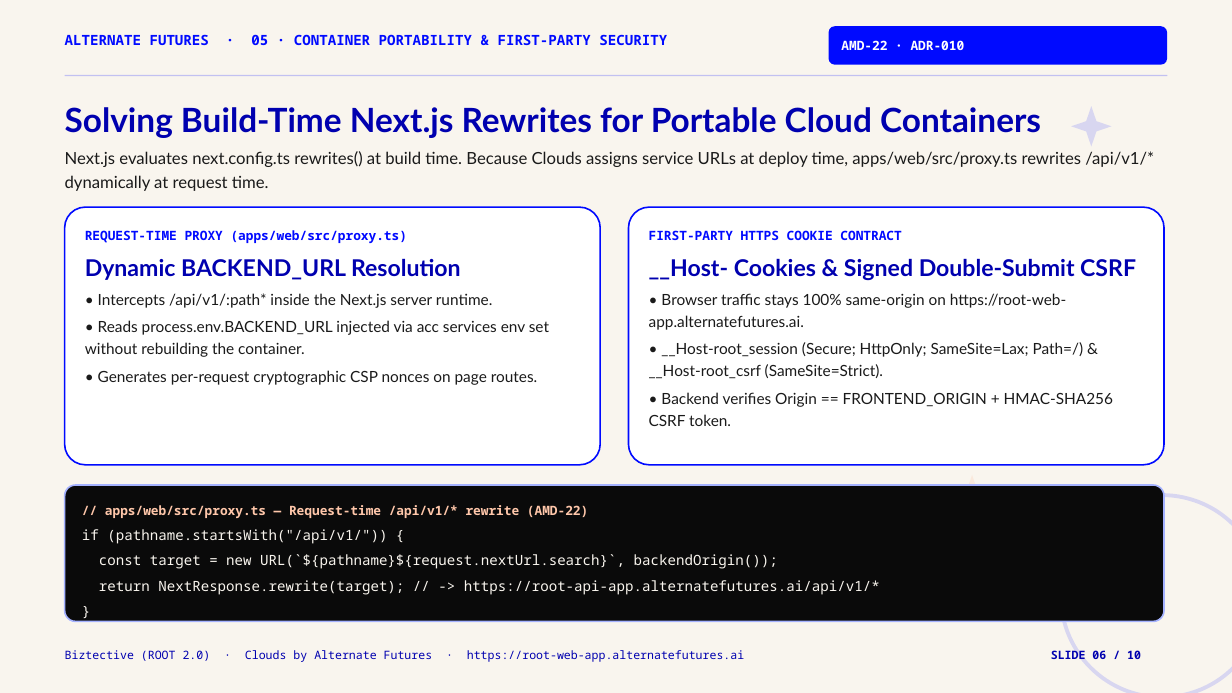
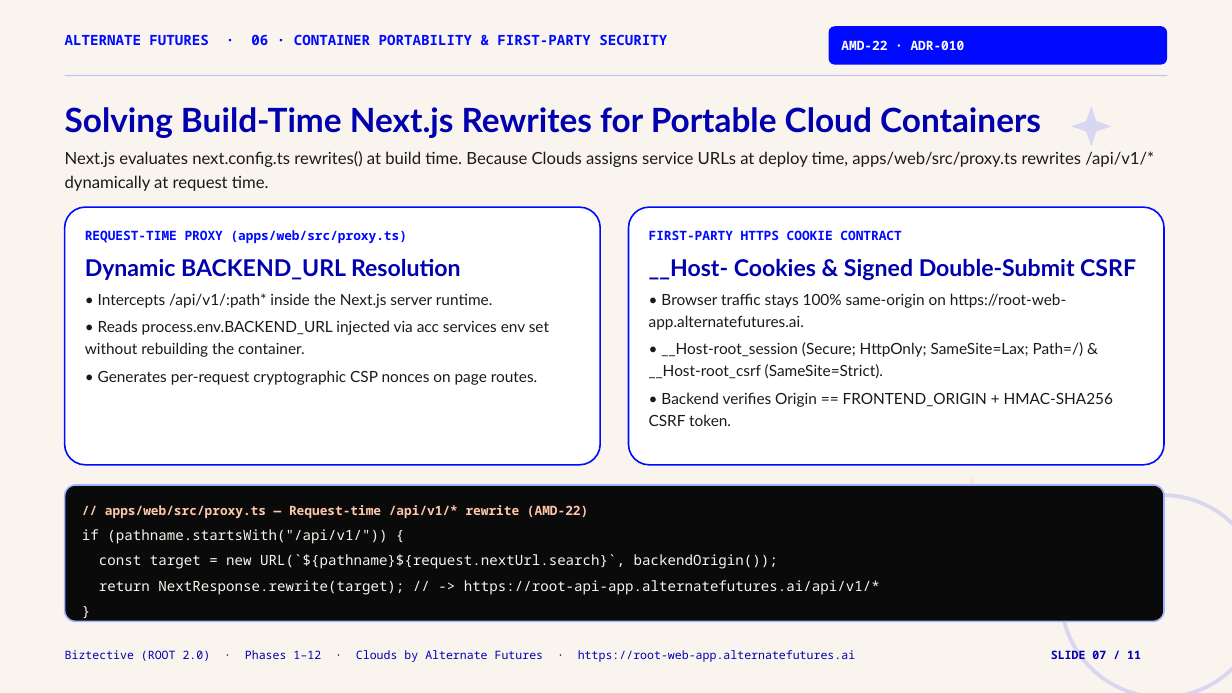
Before and after one commit to MahateerMuhammad/Biztective, a slide deck: slide 7 of docs/Biztective_Alternate_Futures_Deck.pptx (slide 6 before the commit). Drawn at 1232x693 pixels with LibreOffice and Linux fonts; fonts in the diff are those of the drawing. Boxes give left, top, right and bottom in pixels: in the first picture for what was removed or moved away, otherwise in the second. Text is boxed around its words. In the diff, an @@ line names an element or a change of style, - is before the commit and + after.

Commit message:
chore: Phase 12 build 1.0.5 images (1.0.4 tag was pre-existing)

```diff
--- a/docs/Biztective_Alternate_Futures_Deck.pptx
+++ b/docs/Biztective_Alternate_Futures_Deck.pptx
@@ text at (65,34,667,45): text changed @@
-ALTERNATE FUTURES · 05 · CONTAINER PORTABILITY & FIRST-PARTY SECURITY
+ALTERNATE FUTURES · 06 · CONTAINER PORTABILITY & FIRST-PARTY SECURITY
@@ text at (65,650,855,662): text changed @@
-Biztective (ROOT 2.0) · Clouds by Alternate Futures · https://root-web-app.alternatefutures.ai
+Biztective (ROOT 2.0) · Phases 1–12 · Clouds by Alternate Futures · https://root-web-app.alternatefutures.ai
@@ text at (1051,650,1141,659): text changed @@
-SLIDE 06 / 10
+SLIDE 07 / 11
```
Also in this commit, not shown: 9 other slides changed, 1 slide added, 3 other files.
